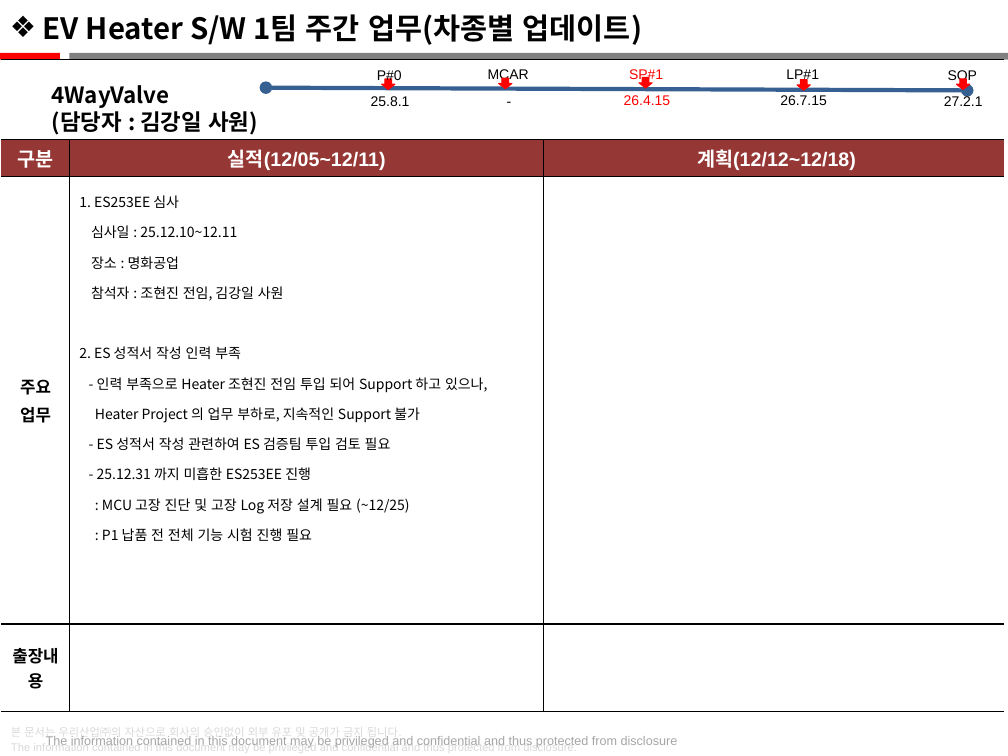
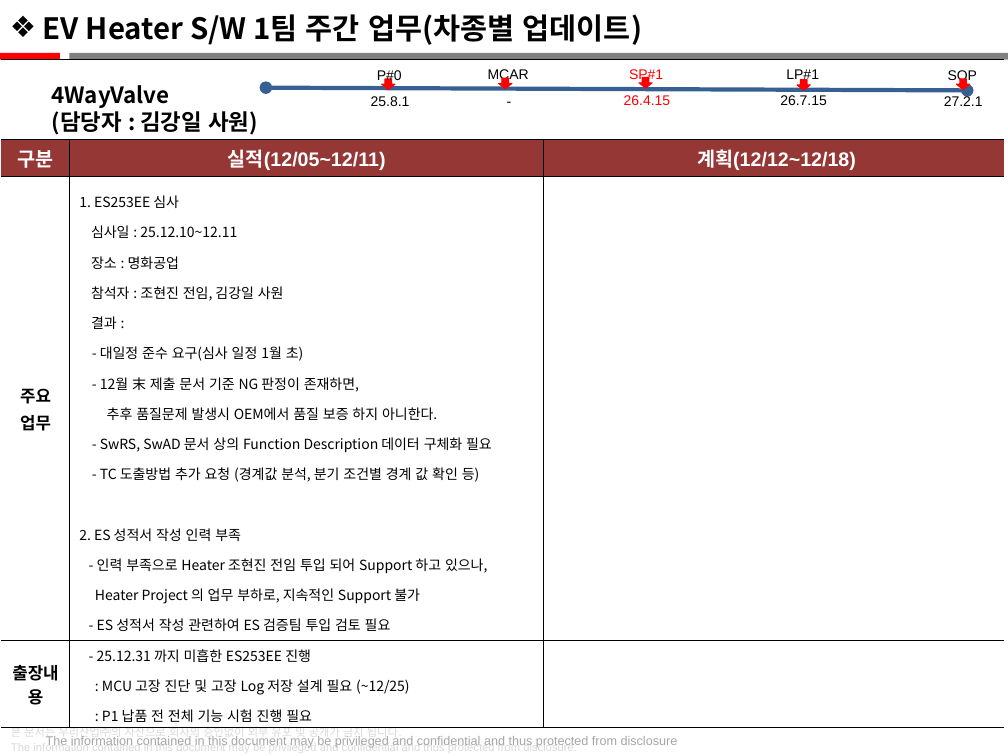
Before and after one commit to heats86/PTC_DOC, a slide deck: slide 19 of 1. 일정/1. Weekly Plan/보고자료/프로젝트/연구소_주간업무_EV_HEATER_SW1팀_251212.pptx (slide 18 before the commit). Drawn at 1008x756 pixels with LibreOffice and Linux fonts; fonts in the diff are those of the drawing; background and template pictures are left out. Boxes give left, top, right and bottom in pixels: in the first picture for what was removed or moved away, otherwise in the second. Text is boxed around its words. In the diff, an @@ line names an element or a change of style, - is before the commit and + after.

Commit message:
1. 주간업무 보고자료

```diff
--- a/1. 일정/1. Weekly Plan/보고자료/프로젝트/연구소_주간업무_EV_HEATER_SW1팀_251212.pptx
+++ b/1. 일정/1. Weekly Plan/보고자료/프로젝트/연구소_주간업무_EV_HEATER_SW1팀_251212.pptx
@@ table at [1, 59, 1004, 728] @@
-row 3, column 2: 1. ES253EE 심사 / 심사일 : 25.12.10~12.11 / 장소 : 명화공업 / 참석자 : 조현진 전임, 김강일 사원 / 2. ES 성적서 작성 인력 부족 / - 인력 부족으로 Heater 조현진 전임 투입 되어 Support 하고 있으나, / Heater Project 의 업무 부하로, 지속적인 Support 불가 / - ES 성적서 작성 관련하여 ES 검증팀 투입 검토 필요 / - 25.12.31 까지 미흡한 ES253EE 진행 / : MCU 고장 진단 및 고장 Log 저장 설계 필요 (~12/25) / : P1 납품 전 전체 기능 시험 진행 필요
+row 3, column 2: 1. ES253EE 심사 / 심사일 : 25.12.10~12.11 / 장소 : 명화공업 / 참석자 : 조현진 전임, 김강일 사원 / 결과 : / - 대일정 준수 요구(심사 일정 1월 초) / - 12월 末 제출 문서 기준 NG 판정이 존재하면, / 추후 품질문제 발생시 OEM에서 품질 보증 하지 아니한다. / - SwRS, SwAD 문서 상의 Function Description 데이터 구체화 필요 / - TC 도출방법 추가 요청 (경계값 분석, 분기 조건별 경계 값 확인 등) / 2. ES 성적서 작성 인력 부족 / - 인력 부족으로 Heater 조현진 전임 투입 되어 Support 하고 있으나, / Heater Project 의 업무 부하로, 지속적인 Support 불가 / - ES 성적서 작성 관련하여 ES 검증팀 투입 검토 필요 / - 25.12.31 까지 미흡한 ES253EE 진행 / : MCU 고장 진단 및 고장 Log 저장 설계 필요 (~12/25) / : P1 납품 전 전체 기능 시험 진행 필요
```
Also in this commit, not shown: 2 other slides changed, 1 slide added, 1 other file.
